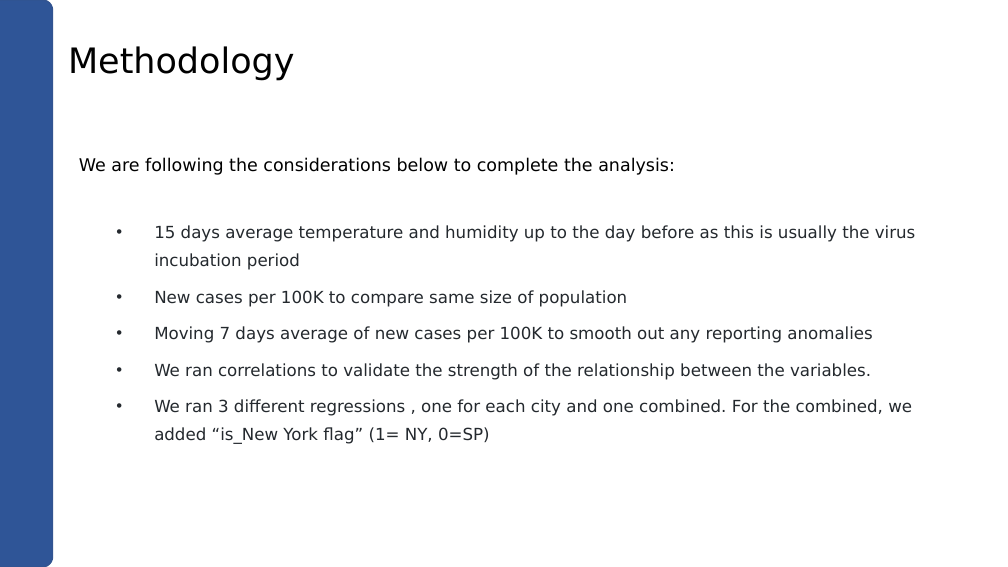
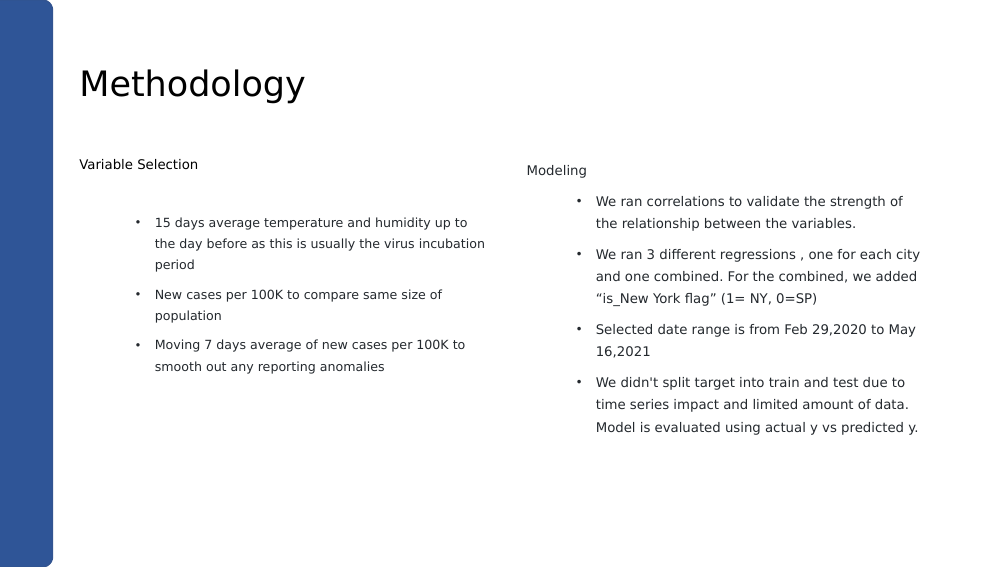
Before and after one commit to archinarula/Group-5-Project, a slide deck: slide 10 of Kushal_Work/Group_5-Presentation-V1_2.pptx (slide 17 before the commit). Drawn at 1008x567 pixels with LibreOffice and Linux fonts; fonts in the diff are those of the drawing. Boxes give left, top, right and bottom in pixels: in the first picture for what was removed or moved away, otherwise in the second. Text is boxed around its words. In the diff, an @@ line names an element or a change of style, - is before the commit and + after.

Commit message:
Final validated version

```diff
--- a/Kushal_Work/Group_5-Presentation-V1_2.pptx
+++ b/Kushal_Work/Group_5-Presentation-V1_2.pptx
@@ title "Methodology": place and size @@
-title "Methodology" at box(68, 46, 294, 81)
+title "Methodology" at box(79, 69, 305, 104)
@@ title "Methodology" at box(79, 69, 305, 104): vertical alignment top to middle @@
@@ text at box(79, 159, 198, 170): text changed; size 12.5 to 9.5 pt @@
-We are following the considerations below to complete the analysis:
+Variable Selection
@@ text added at box(527, 165, 920, 435), 9.5 pt, text #24292E @@
+Modeling
+• We ran correlations to validate the strength of the relationship between the variables.
+• We ran 3 different regressions , one for each city and one combined. For the combined, we added “is_New York flag” (1= NY, 0=SP)
+• Selected date range is from Feb 29,2020 to May 16,2021
+• We didn't split target into train and test due to time series impact and limited amount of data. Model is evaluated using actual y vs predicted y.
@@ text at box(155, 217, 485, 374): size 11.9 to 9 pt; indent changed @@
@@ text at box(154, 363, 912, 444): paragraphs removed @@
-• We ran correlations to validate the strength of the relationship between the variables.
-• We ran 3 different regressions , one for each city and one combined. For the combined, we added “is_New York flag” (1= NY, 0=SP)
```
Also in this commit, not shown: 18 other slides changed.
